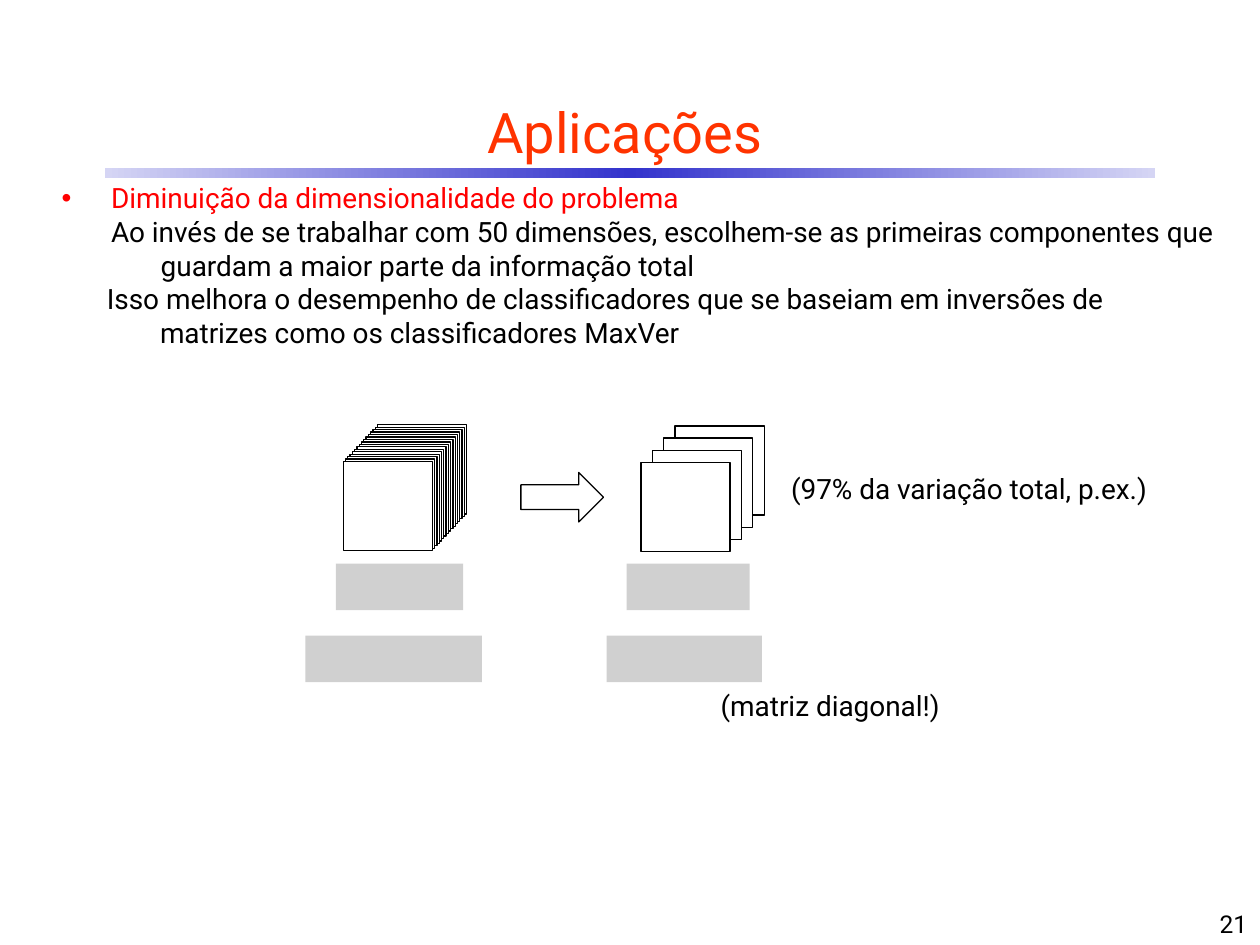
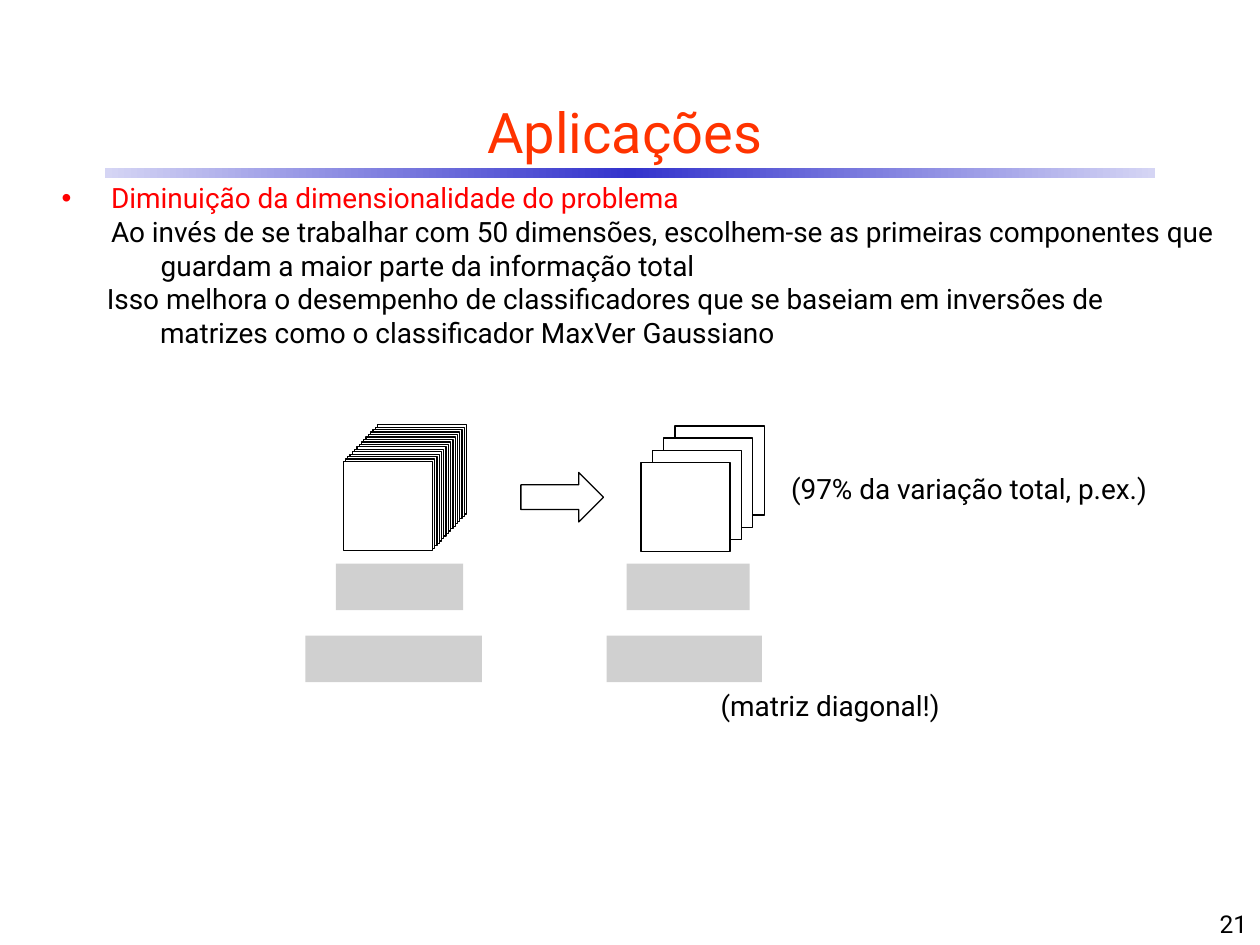
Before and after one commit to CDRenno/Estatistica, a slide deck: slide 21 of ppt/11CompPrinc.pptx. Drawn at 1260x945 pixels with LibreOffice and Linux fonts; fonts in the diff are those of the drawing; grey boxes stand for pictures. Boxes give left, top, right and bottom in pixels: in the first picture for what was removed or moved away, otherwise in the second. Text is boxed around its words. In the diff, an @@ line names an element or a change of style, - is before the commit and + after.

```diff
--- a/ppt/11CompPrinc.pptx
+++ b/ppt/11CompPrinc.pptx
@@ text at box(107, 287, 1103, 344): text changed @@
-Isso melhora o desempenho de classificadores que se baseiam em inversões de matrizes como os classificadores MaxVer
+Isso melhora o desempenho de classificadores que se baseiam em inversões de matrizes como o classificador MaxVer Gaussiano
```
Also in this commit, not shown: 6 other slides changed, 1 other file.
